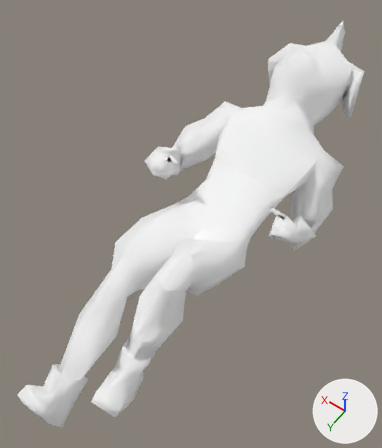
The glTF model assets/game/dogman.glb as it was, and as the next commit left it.
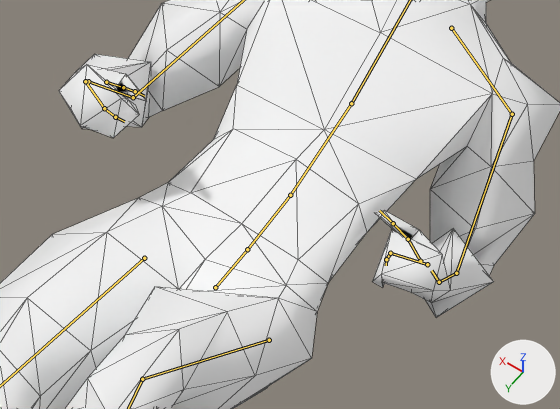
There are two pictures of each version: one whole from a 50 mm lens placed at (-71.0, 18.1, 177.9), pointed at (7.9, -92.3, 4.3), one close up on the part from 32% to 90% of the width and 28% to 64% of the height. The lights are fixed; the arrows at lower right show +X, +Y and +Z. Both versions are drawn at frame 16 of the action 'running-turn-180-left'; the numbers are the values there. The bones that bend it are drawn over the model as lines in the close-ups. The close-ups show mesh edges as thin lines.

Objects in the first close-up: 'dogman-steroids-mesh'.
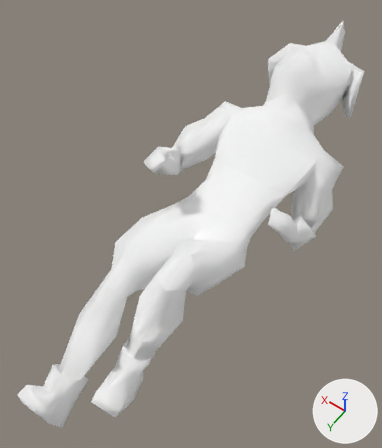
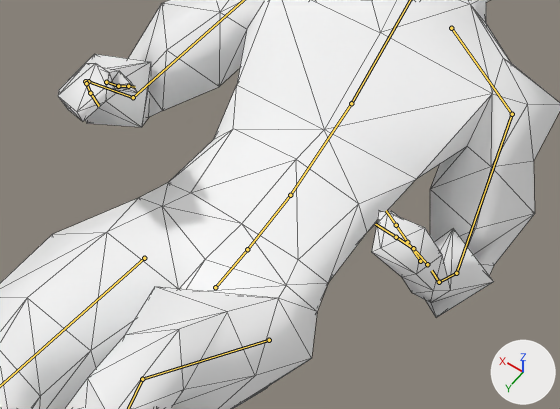
Pixel boxes [x1, y1, x2, y2] of what changed, in the close-ups (560 x 409 px):
'dogman-steroids-mesh', posed: [0, 0, 560, 409] in both
bone 'mixamorig:LeftHandThumb1', root to tip: before (420, 261) to (408, 239); after (420, 261) to (407, 242)
bone 'mixamorig:LeftHandThumb2', root to tip: before (408, 239) to (393, 223); after (407, 242) to (396, 225)
bone 'mixamorig:LeftHandIndex1', root to tip: before (427, 264) to (390, 253); after (427, 264) to (413, 248)
bone 'mixamorig:LeftHandIndex2', root to tip: before (390, 253) to (386, 259); after (413, 248) to (396, 237)
bone 'mixamorig:RightHandThumb1', root to tip: before (106, 82) to (123, 87); after (106, 82) to (118, 86)
bone 'mixamorig:RightHandThumb2', root to tip: before (123, 87) to (135, 91); after (118, 86) to (128, 86)
bone 'mixamorig:RightHandIndex1', root to tip: before (85, 81) to (104, 108); after (85, 81) to (86, 83)
bone 'mixamorig:RightHandIndex2', root to tip: before (104, 108) to (115, 117); after (86, 83) to (90, 93)

Patch to the scene script:
```diff
--- a/assets/game/dogman.glb.py
+++ b/assets/game/dogman.glb.py
@@ bone_mixamorig_lefthandthumb1 @@
 bone_mixamorig_lefthandthumb1 = bpy.data.objects['dogman-steroids-armature'].pose.bones['mixamorig:LeftHandThumb1']  # child of 'mixamorig:LeftHand'
-bone_mixamorig_lefthandthumb1.rotation_quaternion = (0.995, -0.071, -0.016, 0.064)  # degrees (-8, -1, 7)
+bone_mixamorig_lefthandthumb1.rotation_quaternion = (1.0, 0.0, 0.0, 0.0)  # degrees (0, 0, 0)
@@ bone_mixamorig_lefthandthumb2 @@
 bone_mixamorig_lefthandthumb2 = bpy.data.objects['dogman-steroids-armature'].pose.bones['mixamorig:LeftHandThumb2']  # child of 'mixamorig:LeftHandThumb1'
-bone_mixamorig_lefthandthumb2.rotation_quaternion = (0.992, 0.115, 0.009, -0.057)  # degrees (13, 2, -6)
+bone_mixamorig_lefthandthumb2.rotation_quaternion = (1.0, 0.0, 0.0, 0.0)  # degrees (0, 0, 0)
@@ bone_mixamorig_lefthandindex1 @@
 bone_mixamorig_lefthandindex1 = bpy.data.objects['dogman-steroids-armature'].pose.bones['mixamorig:LeftHandIndex1']  # child of 'mixamorig:LeftHand'
-bone_mixamorig_lefthandindex1.rotation_quaternion = (0.876, 0.352, -0.011, 0.329)  # degrees (39, -15, 36)
+bone_mixamorig_lefthandindex1.rotation_quaternion = (1.0, 0.0, 0.0, 0.0)  # degrees (0, 0, 0)
@@ bone_mixamorig_lefthandindex2 @@
 bone_mixamorig_lefthandindex2 = bpy.data.objects['dogman-steroids-armature'].pose.bones['mixamorig:LeftHandIndex2']  # child of 'mixamorig:LeftHandIndex1'
-bone_mixamorig_lefthandindex2.rotation_quaternion = (0.793, 0.42, 0.003, 0.441)  # degrees (46, -21, 49)
+bone_mixamorig_lefthandindex2.rotation_quaternion = (1.0, 0.0, 0.0, 0.0)  # degrees (0, 0, 0)
@@ bone_mixamorig_righthandthumb1 @@
 bone_mixamorig_righthandthumb1 = bpy.data.objects['dogman-steroids-armature'].pose.bones['mixamorig:RightHandThumb1']  # child of 'mixamorig:RightHand'
-bone_mixamorig_righthandthumb1.rotation_quaternion = (0.994, 0.008, 0.009, -0.111)  # degrees (1, 1, -13)
+bone_mixamorig_righthandthumb1.rotation_quaternion = (1.0, 0.0, 0.0, 0.0)  # degrees (0, 0, 0)
@@ bone_mixamorig_righthandthumb2 @@
 bone_mixamorig_righthandthumb2 = bpy.data.objects['dogman-steroids-armature'].pose.bones['mixamorig:RightHandThumb2']  # child of 'mixamorig:RightHandThumb1'
-bone_mixamorig_righthandthumb2.rotation_quaternion = (0.998, 0.02, 0.002, 0.056)  # degrees (2, 0, 6)
+bone_mixamorig_righthandthumb2.rotation_quaternion = (1.0, 0.0, 0.0, 0.0)  # degrees (0, 0, 0)
@@ bone_mixamorig_righthandindex1 @@
 bone_mixamorig_righthandindex1 = bpy.data.objects['dogman-steroids-armature'].pose.bones['mixamorig:RightHandIndex1']  # child of 'mixamorig:RightHand'
-bone_mixamorig_righthandindex1.rotation_quaternion = (0.878, 0.4, -0.022, -0.263)  # degrees (46, 10, -29)
+bone_mixamorig_righthandindex1.rotation_quaternion = (1.0, 0.0, 0.0, 0.0)  # degrees (0, 0, 0)
@@ bone_mixamorig_righthandindex2 @@
 bone_mixamorig_righthandindex2 = bpy.data.objects['dogman-steroids-armature'].pose.bones['mixamorig:RightHandIndex2']  # child of 'mixamorig:RightHandIndex1'
-bone_mixamorig_righthandindex2.rotation_quaternion = (0.792, 0.432, -0.033, -0.431)  # degrees (49, 19, -49)
+bone_mixamorig_righthandindex2.rotation_quaternion = (1.0, 0.0, 0.0, 0.0)  # degrees (0, 0, 0)
```
